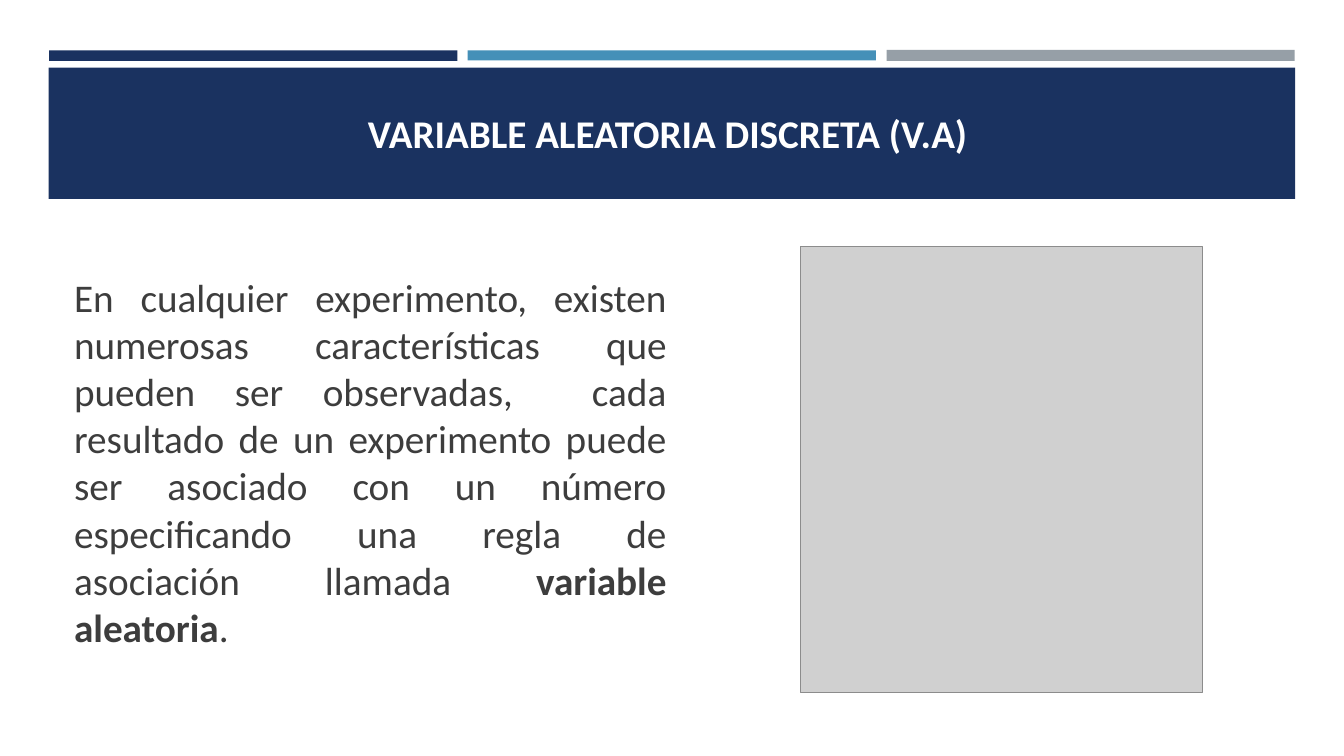
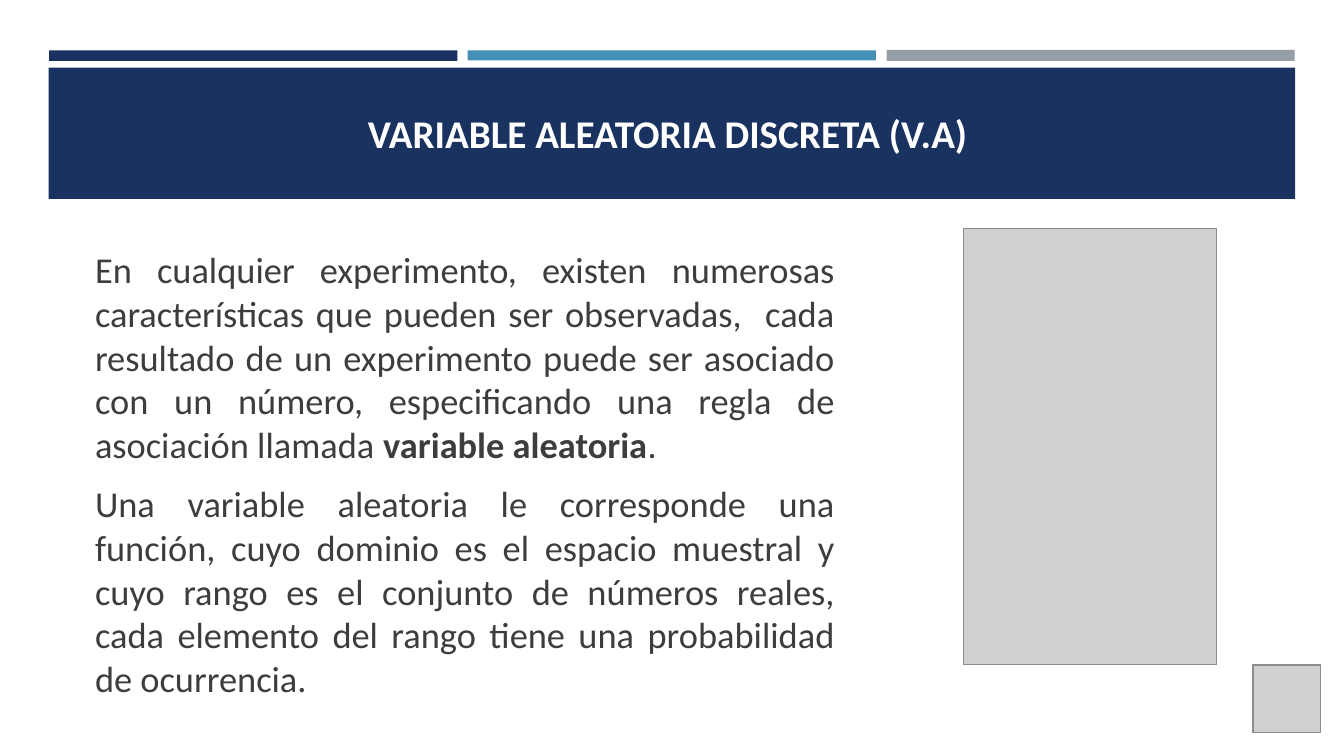
Before and after one commit to estadisticaITM/estadisticaITM.github.io, a slide deck: slide 2 of ITM_VAD_EBX.pptx. Drawn at 1344x756 pixels with LibreOffice and Linux fonts; fonts in the diff are those of the drawing; grey boxes stand for pictures. Boxes give left, top, right and bottom in pixels: in the first picture for what was removed or moved away, otherwise in the second. Text is boxed around its words. In the diff, an @@ line names an element or a change of style, - is before the commit and + after.

```diff
--- a/ITM_VAD_EBX.pptx
+++ b/ITM_VAD_EBX.pptx
@@ picture: place and size @@
-picture at bbox=[801, 247, 1203, 693]
+picture at bbox=[964, 229, 1217, 665]
@@ text at bbox=[95, 257, 835, 693]: text changed; size 28 to 26 pt @@
-En cualquier experimento, existen numerosas características que pueden ser observadas, cada resultado de un experimento puede ser asociado con un número especificando una regla de asociación llamada variable aleatoria.
+En cualquier experimento, existen numerosas características que pueden ser observadas, cada resultado de un experimento puede ser asociado con un número, especificando una regla de asociación llamada variable aleatoria.
+Una variable aleatoria le corresponde una función, cuyo dominio es el espacio muestral y cuyo rango es el conjunto de números reales, cada elemento del rango tiene una probabilidad de ocurrencia.
@@ picture added at bbox=[1253, 665, 1321, 733] @@
```
Also in this commit, not shown: 25 other slides changed, 14 slides added, 19 slides removed, 17 other files.
